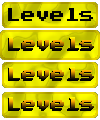
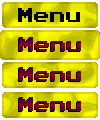
The second w=100, h=120 image is a revision of the first. Changes to its layers:
hid "Levels" over [8, 8, 94, 111]
added layer "Menu" above "small" over [18, 8, 81, 112]
